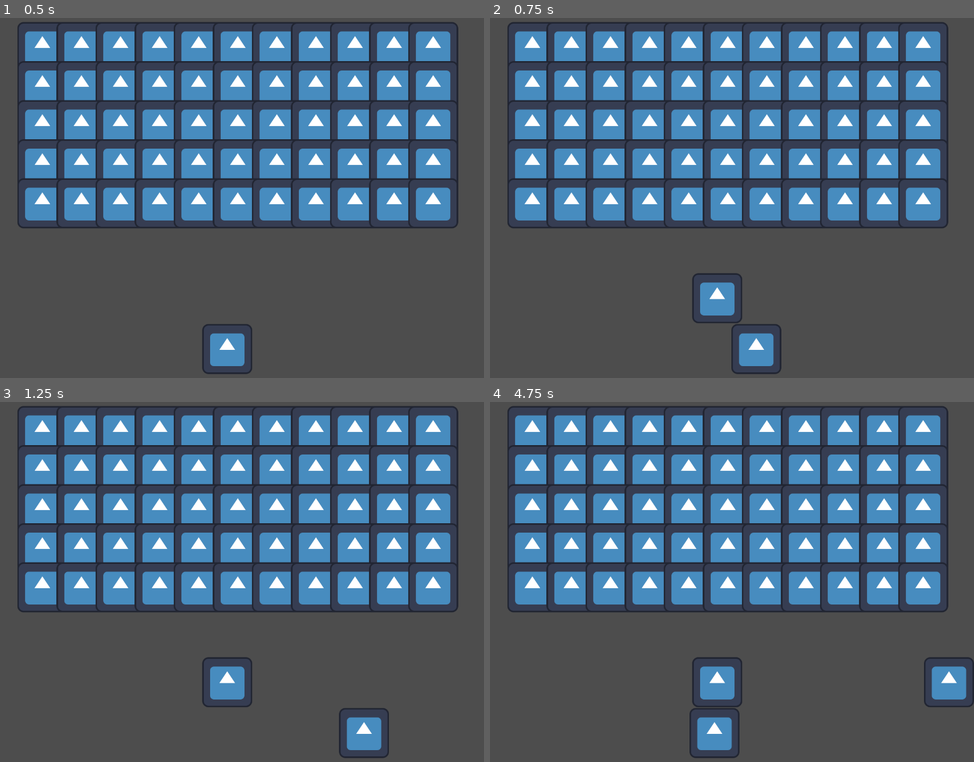
Above: before the commit, frames 1-4 (two rows, left to right).
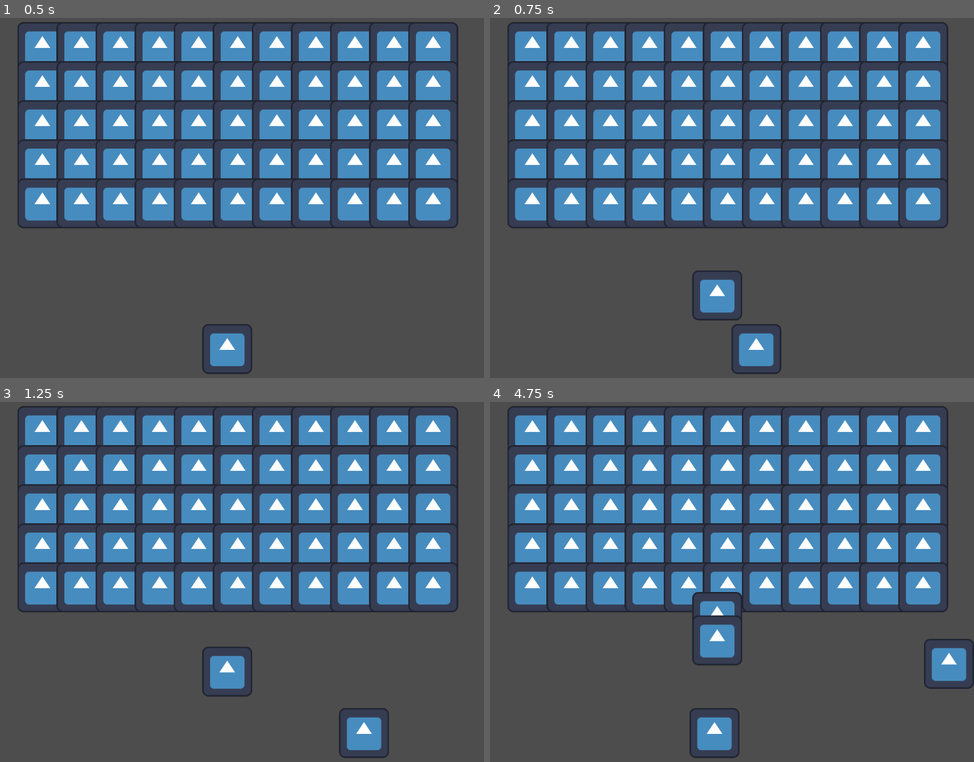
Above: after the commit, the same moments.

Repository: districtjackson/space-invaders
Game: Godot game, scene res://main.tscn
Two runs of this game, one before a commit and one after it. Both use one fixed random seed, a clock stepped at 60 frames per second and the inputs below. The engine's default icon, where the game draws it, is replaced by a stand-in: a white triangle on a blue panel in a dark square.
Inputs:
- Up to frame 1 (0.5 s): no input
- Up to frame 2 (0.75 s): tap Enter at 0.5 s; hold Right (right) from 0.53 s (still down); hold Space (shoot) from 0.53 s (still down)
- Up to frame 3 (1.25 s): keep holding Right (right); keep holding Space (shoot)
- Up to frame 4 (4.75 s): release Right (right) at 1.28 s; release Space (shoot) at 1.28 s; hold Left (left) 1.28-2.03 s; tap Space (shoot) at 1.35, 2.85, 4.35 s; hold Space (shoot) 2.03-2.78 s; hold Right (right) 2.03-3.53 s; hold Space (shoot) 3.53-4.28 s; hold Left (left) from 3.53 s (still down)

Frame 1 is identical in both runs. In frame 2, 0.4% of the frame differs, in the area x 41-53%, y 70-85%; in frame 3, 0.7%; in frame 4, 3.1%, in the area x 41-100%, y 52-85%.

Commit message:
Rocket destroys enemies
08/05/23

Rocket kills enemies and remaining enemy count implemented

Diff:
--- /dev/null
+++ b/enemy.gd
@@ -0,0 +1,17 @@
+extends Area2D
+
+signal enemy_destroyed
+
+# Called when the node enters the scene tree for the first time.
+func _ready():
+	pass # Replace with function body.
+
+
+# Called every frame. 'delta' is the elapsed time since the previous frame.
+func _process(delta):
+	pass
+
+
+func _on_area_entered(area):
+	queue_free()
+	enemy_destroyed.emit()
--- a/enemy.tscn
+++ b/enemy.tscn
@@ -1,8 +1,18 @@
-[gd_scene load_steps=2 format=3 uid="uid://w2bmr81oxqu1"]
+[gd_scene load_steps=4 format=3 uid="uid://w2bmr81oxqu1"]
 
+[ext_resource type="Script" path="res://enemy.gd" id="1_4fmah"]
 [ext_resource type="Texture2D" uid="uid://dgdbhsb1b3u3x" path="res://icon.svg" id="1_oqbi4"]
 
-[node name="Enemy" type="Node2D"]
+[sub_resource type="RectangleShape2D" id="RectangleShape2D_xgrbm"]
+size = Vector2(45, 45)
+
+[node name="Enemy" type="Area2D"]
+script = ExtResource("1_4fmah")
 
 [node name="Sprite2D" type="Sprite2D" parent="."]
 texture = ExtResource("1_oqbi4")
+
+[node name="CollisionShape2D" type="CollisionShape2D" parent="."]
+shape = SubResource("RectangleShape2D_xgrbm")
+
+[connection signal="area_entered" from="." to="." method="_on_area_entered"]
--- a/main.gd
+++ b/main.gd
@@ -12,6 +12,8 @@
 
 # Enemy grid
 var enemies = []
+
+var remaining_enemies = 0
 
 # Called when the node enters the scene tree for the first time.
 func _ready():
@@ -34,9 +36,17 @@
 
 			enemies[i][j].position = Vector2(x_tally, y_tally)
 
+			enemies[i][j].enemy_destroyed.connect(change_enemy_count)
+
 			add_child(enemies[i][j])
 
 			x_tally += enemy_hori_distance
 
 		x_tally = enemy_pos_x
 		y_tally += enemy_vert_distance
+
+	remaining_enemies = enemy_row_count * enemy_col_count
+
+# Called when an enemy dies, telling main to decrease count of remaining enemies
+func change_enemy_count():
+	remaining_enemies -= 1
--- /dev/null
+++ b/projectile.gd
@@ -0,0 +1,16 @@
+extends Area2D
+
+var speed = 40
+
+# Called when the node enters the scene tree for the first time.
+func _ready():
+	pass # Replace with function body.
+
+
+# Called every frame. 'delta' is the elapsed time since the previous frame.
+func _process(delta):
+	position += Vector2(0, -speed) * delta
+
+
+func _on_area_entered(area):
+	queue_free()
--- a/projectile.tscn
+++ b/projectile.tscn
@@ -1,10 +1,15 @@
-[gd_scene load_steps=2 format=3 uid="uid://b6qpr5w3wnv6a"]
+[gd_scene load_steps=3 format=3 uid="uid://b6qpr5w3wnv6a"]
+
+[ext_resource type="Script" path="res://projectile.gd" id="1_p2aqp"]
 
 [sub_resource type="RectangleShape2D" id="RectangleShape2D_13ev7"]
 
 [node name="Projectile" type="Area2D"]
+script = ExtResource("1_p2aqp")
 
 [node name="Sprite2D" type="Sprite2D" parent="."]
 
 [node name="CollisionShape2D" type="CollisionShape2D" parent="."]
 shape = SubResource("RectangleShape2D_13ev7")
+
+[connection signal="area_entered" from="." to="." method="_on_area_entered"]
